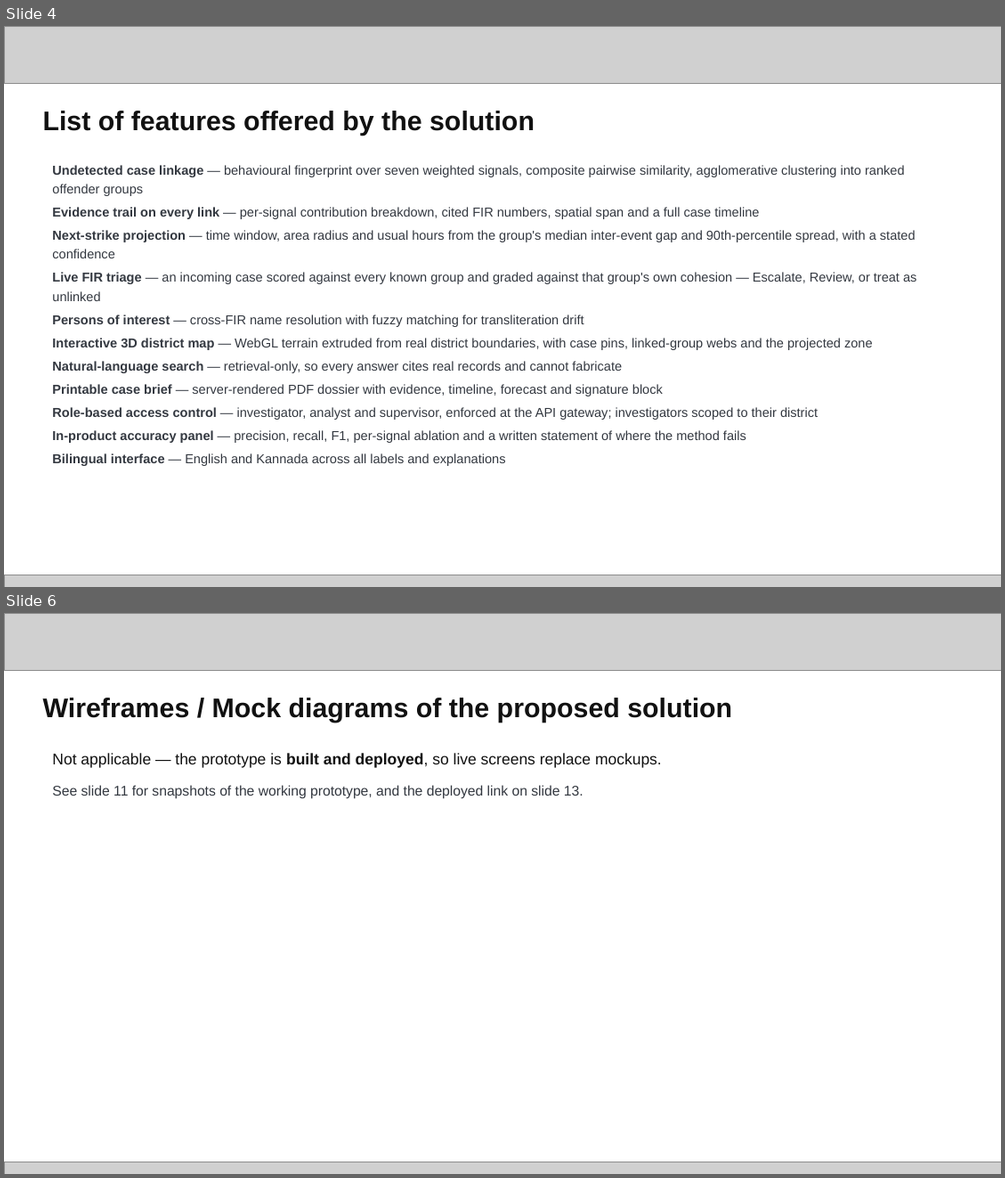
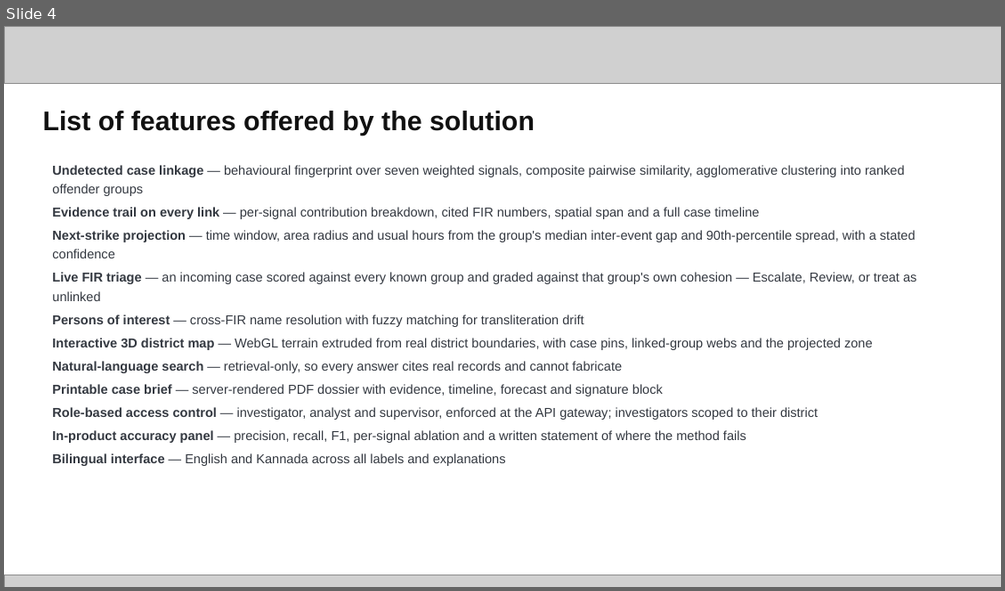
Before and after one commit to whysush/drishti-crimelink, a slide deck: docs/submission/Drishti_KSP_Datathon_2026_Prototype_Submission.pptx. Shown one above the other, each under a label of ours: slides 4 and 6 before the commit, slide 4 after it; the slides between them are not shown. The pictures are 1005x1178 and 1005x591 pixels, drawn with LibreOffice and Linux fonts; fonts in the diff are those of the drawing; grey boxes stand for pictures. Boxes give left, top, right and bottom in pixels: in the first picture for what was removed or moved away, otherwise in the second. Text is boxed around its words. In the diff, an @@ line names an element or a change of style, - is before the commit and + after.

```diff
--- a/docs/submission/Drishti_KSP_Datathon_2026_Prototype_Submission.pptx
+++ b/docs/submission/Drishti_KSP_Datathon_2026_Prototype_Submission.pptx
@@ slide 6 removed at box(4, 613, 1001, 1174), background #FFFFFF @@
@@ picture removed at box(4, 613, 1001, 671) @@
@@ text removed at box(43, 698, 732, 722) @@
-Wireframes / Mock diagrams of the proposed solution
@@ text removed at box(52, 753, 662, 799) @@
-Not applicable — the prototype is built and deployed, so live screens replace mockups.
-See slide 11 for snapshots of the working prototype, and the deployed link on slide 13.
@@ picture removed at box(4, 1162, 1001, 1174) @@
```
Also in this commit, not shown: 4 slides changed, 1 slide added, 2 other files.
